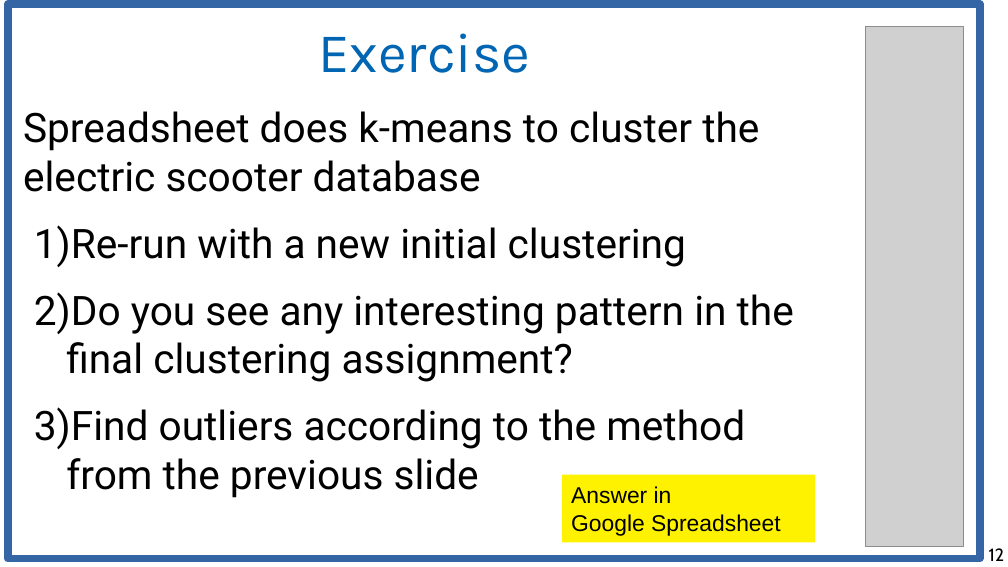
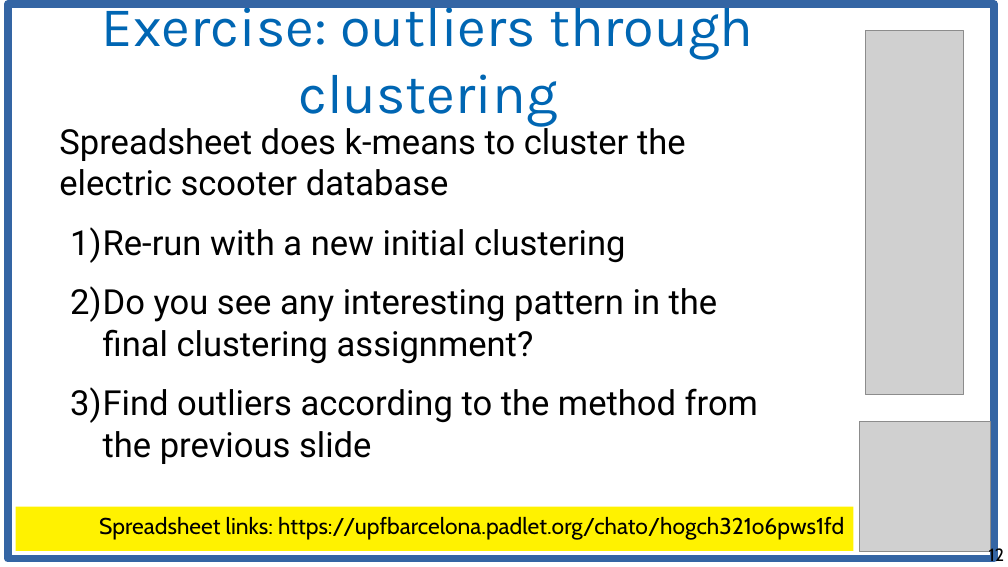
Before and after one commit to chatox/data-mining-course, a slide deck: slide 12 of theory/odp/tt20_outliers_probability_density.odp. Drawn at 1008x567 pixels with LibreOffice and Linux fonts; fonts in the diff are those of the drawing; grey boxes stand for pictures. Boxes give left, top, right and bottom in pixels: in the first picture for what was removed or moved away, otherwise in the second. Text is boxed around its words. In the diff, an @@ line names an element or a change of style, - is before the commit and + after.

Commit message:
Outliers ready

```diff
--- a/theory/odp/tt20_outliers_probability_density.odp
+++ b/theory/odp/tt20_outliers_probability_density.odp
@@ rectangle: place and size @@
-rectangle at (8,4,981,559)
+rectangle at (8,4,994,559)
@@ title at (102,0,753,127): text changed @@
-Exercise
+Exercise: outliers through clustering
@@ picture: place and size @@
-picture at (865,27,964,547)
+picture at (865,30,964,395)
@@ text "Spreadsheet does k-means to cluster ...": place and size @@
-text "Spreadsheet does k-means to cluster ..." at (23,111,794,498)
+text "Spreadsheet does k-means to cluster ..." at (59,122,758,464)
@@ text "Spreadsheet does k-means to cluster ..." at (59,122,758,464): size 32 to 27.2 pt @@
@@ picture added at (860,422,991,552) @@
@@ rectangle removed at (563,475,815,542) @@
-Answer in
-Google Spreadsheet
@@ rectangle added at (16,507,853,551), fill #FFF200, 18 pt, text #000000 @@
+Spreadsheet links: https://upfbarcelona.padlet.org/chato/hogch321o6pws1fd
```
Also in this commit, not shown: 3 other slides changed, 7 other files.
